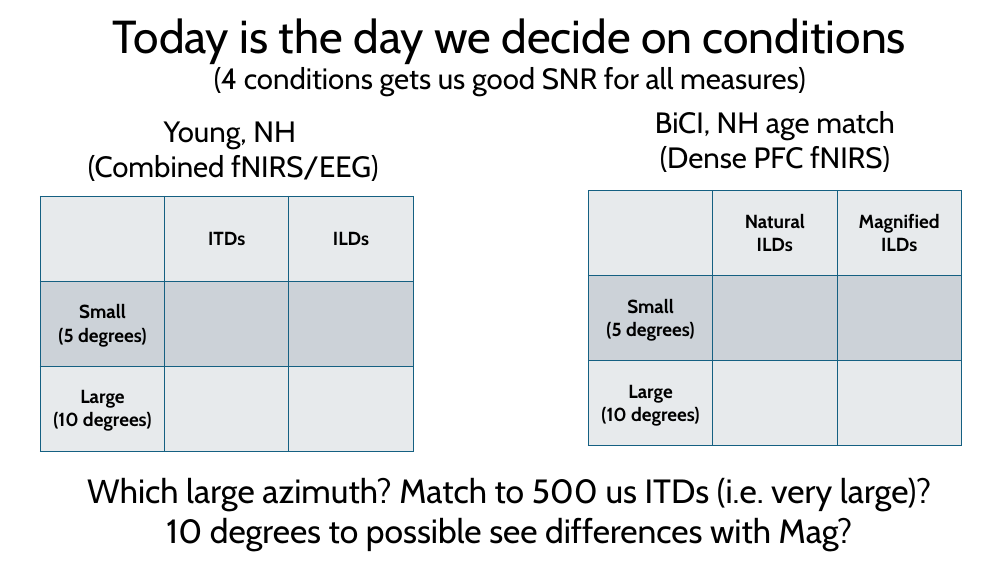
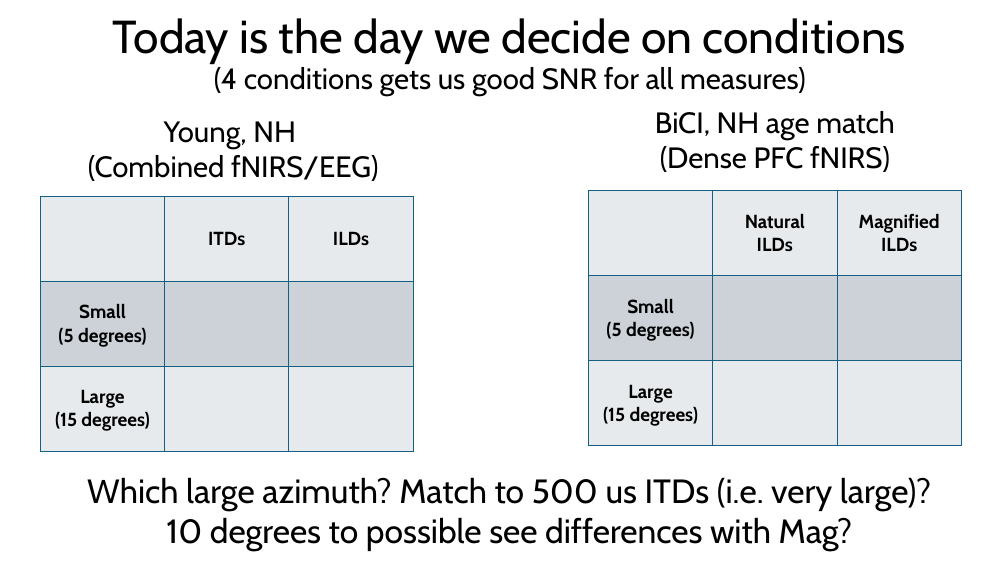
Before and after one commit to brichard28/MILD-Master, a slide deck: slide 5 of weekly_meeting_1_24_25.pptx. Drawn at 1008x567 pixels with LibreOffice and Linux fonts; fonts in the diff are those of the drawing. Boxes give left, top, right and bottom in pixels: in the first picture for what was removed or moved away, otherwise in the second. Text is boxed around its words. In the diff, an @@ line names an element or a change of style, - is before the commit and + after.

```diff
--- a/weekly_meeting_1_24_25.pptx
+++ b/weekly_meeting_1_24_25.pptx
@@ table at box(40, 197, 412, 451) @@
-row 3, column 1: Large / (10 degrees)
+row 3, column 1: Large / (15 degrees)
@@ table at box(588, 191, 960, 445) @@
-row 3, column 1: Large / (10 degrees)
+row 3, column 1: Large / (15 degrees)
```
Also in this commit, not shown: 46 other files.
